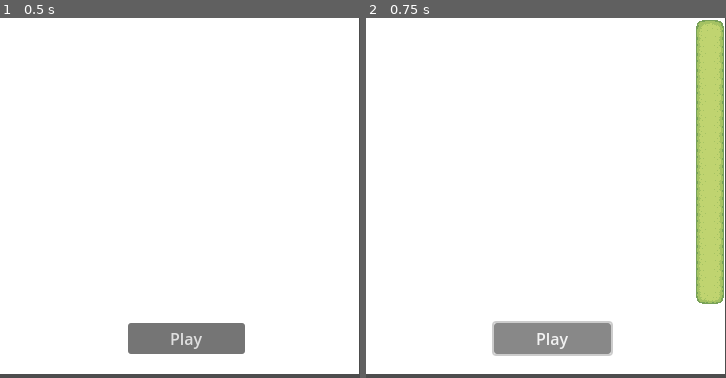
Above: before the commit, frames 1-2 (left to right).
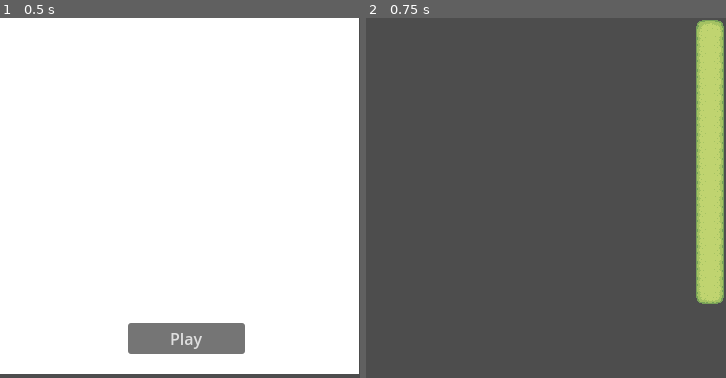
Above: after the commit, the same moments.

Repository: thiagoalgo/bordless-farm
Game: Godot game, scene res://scenes/scn_main.tscn
Same seed, same stepped clock (60 frames per second), same inputs: the game is played once before the commit and once after it.
Inputs:
- Up to frame 1 (0.5 s): no input
- Up to frame 2 (0.75 s): click "Play" at 0.5 s

Frame 1 is identical in both runs. In frame 2, 93% of the frame differs, in the area x 0-100%, y 0-99%.

Commit message:
Update type annotations and improve .gitignore for IDE settings

Diff:
--- a/scripts/scn_level.gd
+++ b/scripts/scn_level.gd
@@ -1,7 +1,7 @@
 extends Node2D
 
-const TILE_WIDTH = 16
-const TILE_HEIGHT = 16
+const TILE_WIDTH: int  = 16
+const TILE_HEIGHT: int = 16
 
 enum GameWindowSide {
 	NORTH,
@@ -17,7 +17,7 @@
 
 var screen_size = DisplayServer.screen_get_size()
 
-var map = {
+var map: Dictionary = {
 	"size": Vector2i.ZERO,
 	"pos": Vector2i.ZERO,
 	"margin": {
@@ -94,7 +94,7 @@
 
 	for x in range(cols):
 		for y in range(rows):
-			var pos = Vector2i(x, y)
+			var pos: Vector2i = Vector2i(x, y)
 			tilemap.set_cells_terrain_connect([pos], 0, 0)
 
 
@@ -102,7 +102,7 @@
 	var used_rect = tilemap.get_used_rect() # em coordenadas de tile
 	var cell_size = tilemap.tile_set.tile_size # tamanho de cada tile em pixels (Vector2i)
 
-	var pixel_size = Vector2(
+	var pixel_size: Vector2 = Vector2(
 		used_rect.size.x * cell_size.x,
 		used_rect.size.y * cell_size.y
 	)
--- a/scripts/scn_main.gd
+++ b/scripts/scn_main.gd
@@ -3,9 +3,9 @@
 var scn_menu := preload("res://scenes/scn_menu.tscn")
 var scn_level := preload("res://scenes/scn_level.tscn")
 
-var scn_menu_instance: Node = null
+var scn_menu_instance: Node  = null
 var scn_level_instance: Node = null
-var screen_size = DisplayServer.screen_get_size()
+var screen_size: Vector2i    = DisplayServer.screen_get_size()
 
 
 func _ready() -> void:
@@ -38,5 +38,5 @@
 
 
 func _on_menu_button_play_pressed():
-	print("Play")
+	scn_menu_instance.queue_free()
 	open_level()
Not shown, changed: .gitignore
